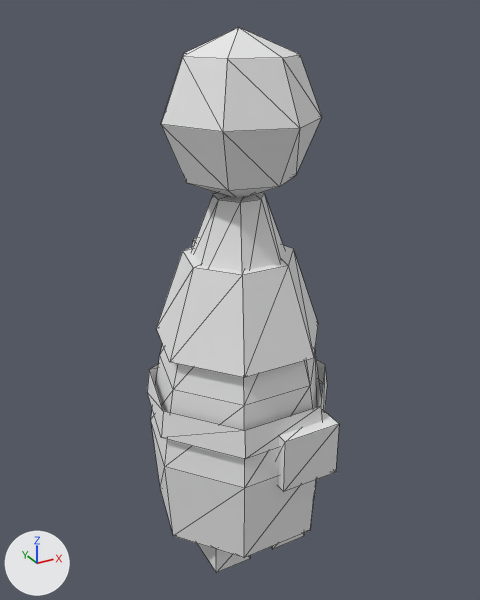
Two versions of the glTF model assets/models/villager.glb, one commit apart.
Rendered twice from a camera (50 mm lens) standing at (-1.41, -2.58, 2.67) and looking at (0.03, 0.04, 1.36). Lighting does not change. The marker at lower left points along +X, +Y and +Z. The older version comes first. Mesh edges are drawn as thin lines. Vertices at exactly the same position are counted once.

In view in the first picture: 'body', 'head'.
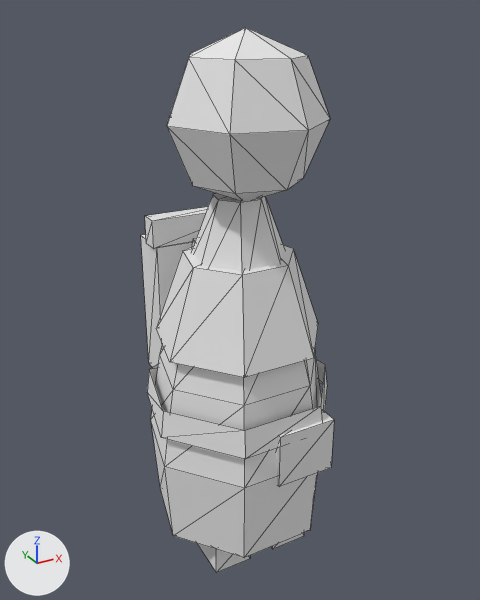
The change, as a list of edits to the scene's bpy script:
```text
Change me_body:
    used by ob_body; location = (0.0, 0.0, 0.0)
    verts and faces of me_body; kept vertices keep their numbers, new ones are numbered from 102
    before: 95 (0.27, -0.49, 0.88) at pixel (339, 423), 96 (0.27, -0.49, 0.6) at pixel (335, 472), 99 (-0.03, -0.49, 0.6) at pixel (283, 491), 100 (-0.03, -0.49, 0.88) at pixel (285, 442)
    remove me_body.from_pydata(...)  # 102 vertices, 162 faces; spans x -0.48..0.48, y -0.49..0.49, z 0.0..1.9
    add me_body.from_pydata(...)  # 118 vertices, 184 faces; spans x -0.48..0.48, y -0.45..0.54, z 0.0..1.9
    me_body part 1: a new loose piece, a box spanning x -0.28..0.28, y 0.32..0.54, z 0.85..1.6, in mat_palette (its picture is missing)
    me_body part 2: the loose piece of 8 vertices spanning x -0.27..-0.07, y -0.25..0.09, z 0.0..0.16 is copied, and the copy is scaled about its middle by (3, 0.294, 0.875), then moved by (0.17, 0.44, 1.59); it spans x -0.3..0.3, y 0.31..0.41, z 1.6..1.74
    me_body part 3
    add for i in [95, 96, 99, 100]: verts[i] += (0.0, 0.04, 0.0)
Change me_head:
    used by ob_head; location = (0.0, 0.0, 0.0)
    remove me_head.from_pydata(...)  # 23 vertices, 42 faces; spans x -0.36..0.324, y -0.351..0.351, z 1.88..2.6
    add me_head.from_pydata(...)  # 23 vertices, 42 faces; spans x -0.36..0.324, y -0.411..0.291, z 1.88..2.6
    me_head part 4: the whole mesh is moved by (0.0, -0.06, 0.0)
```

Where the change shows, as pixel boxes (x1, y1, x2, y2) in the pictures (480 x 600 px; the box of a moved part takes in the faces that stretch with it):
'body', reshaped
    before: (147, 193, 339, 573)
    after: (141, 193, 334, 573)
'head', moved
    before: (161, 27, 322, 198)
    after: (167, 28, 330, 201)
part 1 of me_body, added
    after: (141, 235, 193, 367)
part 2 of me_body, added
    after: (145, 207, 208, 249)
part 3 of me_body, moved or reshaped
    before: (276, 411, 339, 492)
    after: (276, 411, 334, 487)
